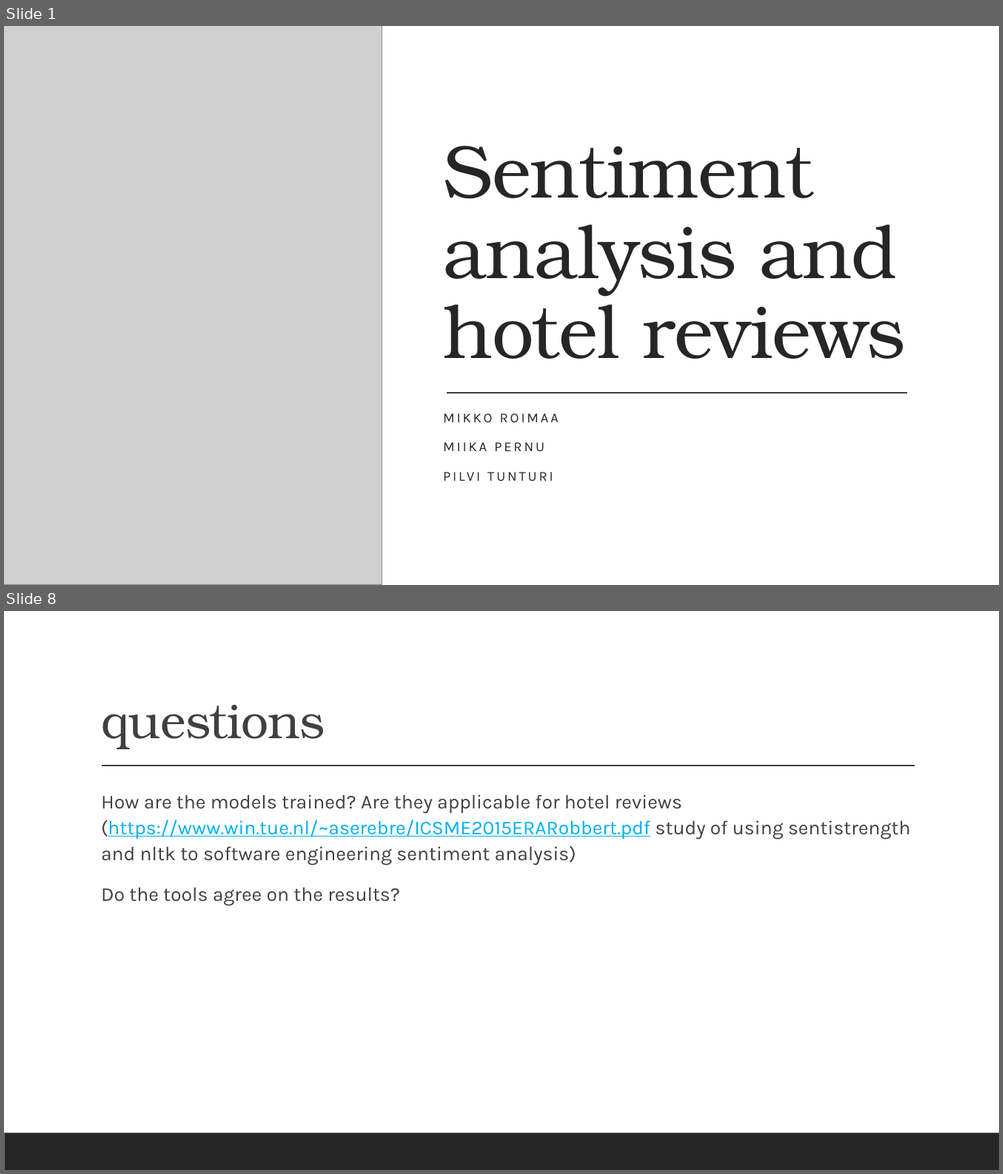
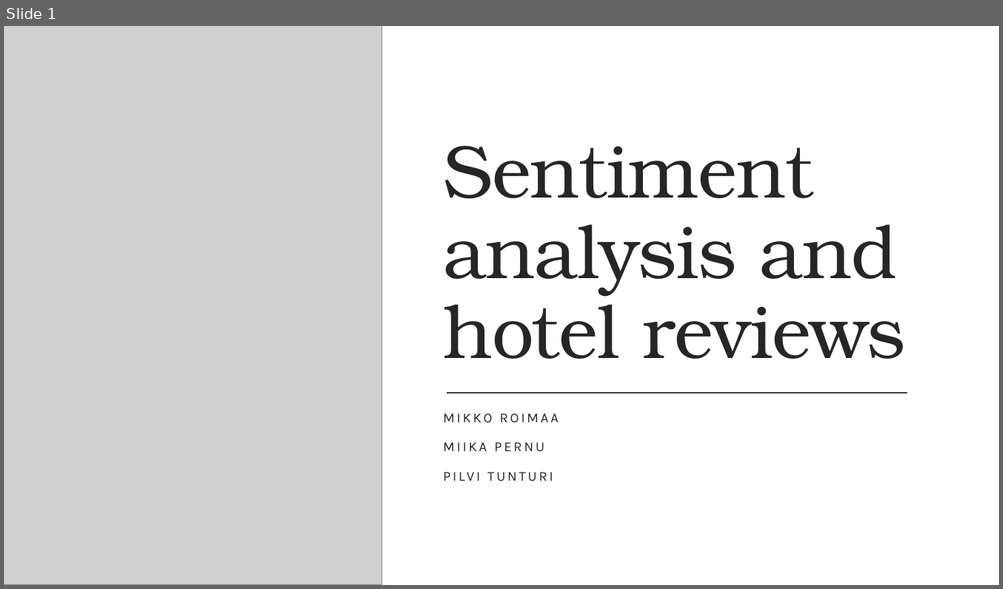
Before and after one commit to MipedD/521158S-NLP-project, a slide deck: NLP Project Seminar Presentation.pptx. Shown one above the other, each under a label of ours: slides 1 and 8 before the commit, slide 1 after it; the slides between them are not shown. The pictures are 1003x1174 and 1003x589 pixels, drawn with LibreOffice and Linux fonts; fonts in the diff are those of the drawing; grey boxes stand for pictures. Boxes give left, top, right and bottom in pixels: in the first picture for what was removed or moved away, otherwise in the second. Text is boxed around its words. In the diff, an @@ line names an element or a change of style, - is before the commit and + after.

```diff
--- a/NLP Project Seminar Presentation.pptx
+++ b/NLP Project Seminar Presentation.pptx
@@ slide 8 removed at [4,611,999,1170], background #FFFFFF; not listed: 1 template element that a slide beside it also shows @@
@@ title removed at [101,704,325,749] @@
-questions
@@ line removed from (102, 766) to (915, 766) @@
@@ text removed at [101,795,910,906] @@
-  How are the models trained? Are they applicable for hotel reviews (https://www.win.tue.nl/~aserebre/ICSME2015ERARobbert.pdf study of using sentistrength and nltk to software engineering sentiment analysis)
-  Do the tools agree on the results?
```
Also in this commit, not shown: 6 slides changed, 1 other slide removed.
